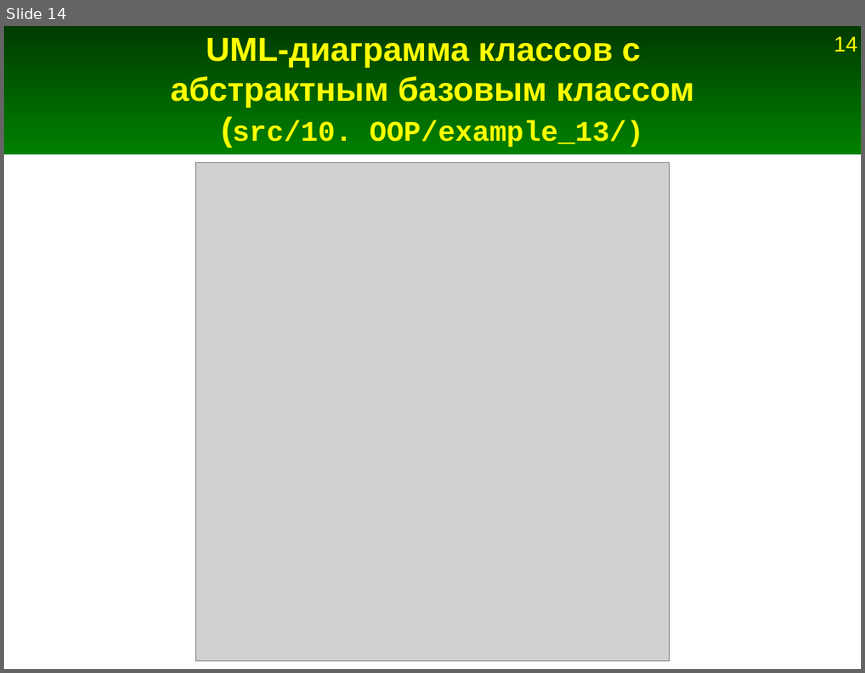
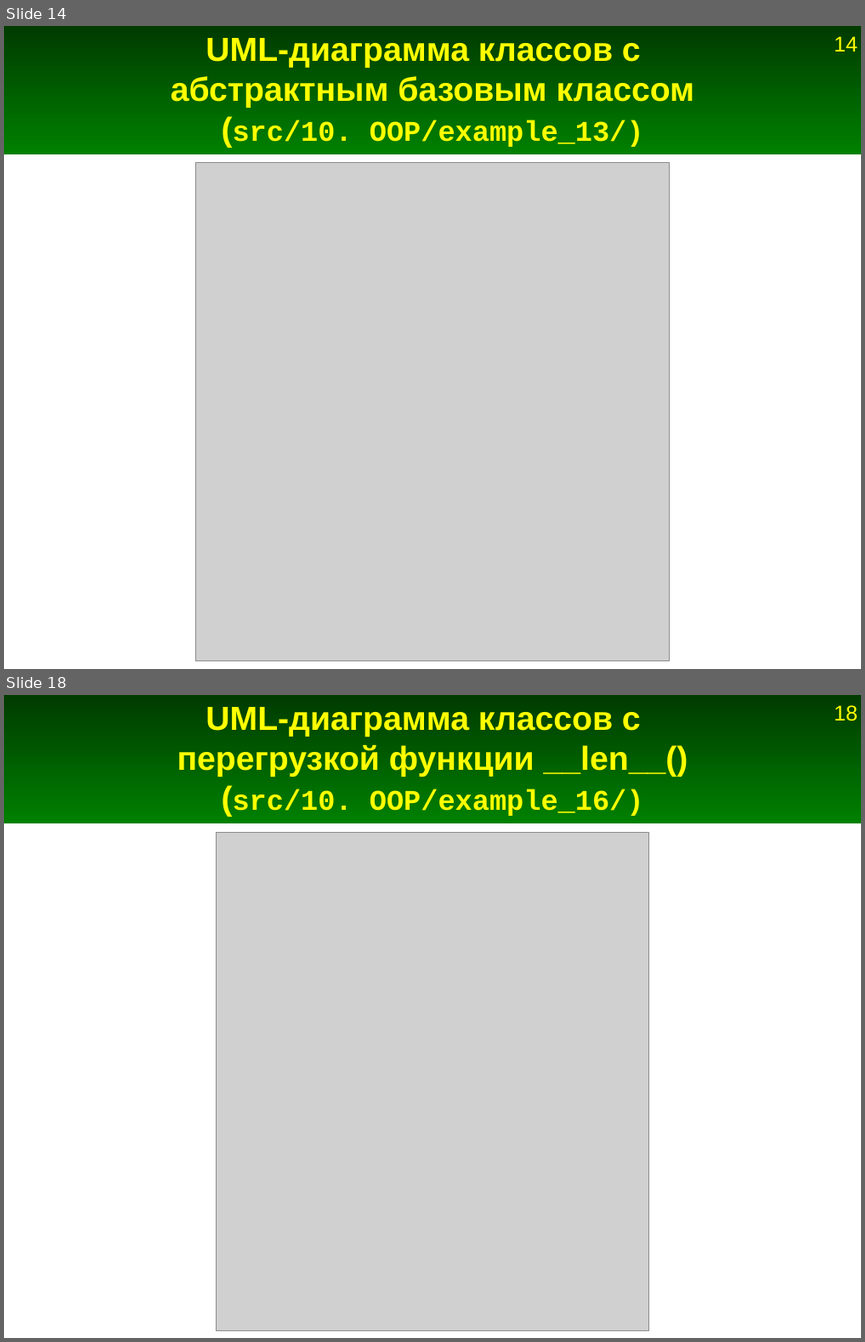
Before and after one commit to Jenyay/modelling, a slide deck: python language/presentations/12. OOP.odp. Shown one above the other, each under a label of ours: slide 14 before the commit, slides 14 and 18 after it; the slides between them are not shown. The pictures are 865x673 and 865x1342 pixels, drawn with LibreOffice and Linux fonts; fonts in the diff are those of the drawing; grey boxes stand for pictures. Boxes give left, top, right and bottom in pixels: in the first picture for what was removed or moved away, otherwise in the second. Text is boxed around its words. In the diff, an @@ line names an element or a change of style, - is before the commit and + after.

```diff
--- a/python language/presentations/12. OOP.odp
+++ b/python language/presentations/12. OOP.odp
@@ slide 18 added at (4, 695, 861, 1338), background #FFFFFF; not listed: 2 template elements that a slide beside it also shows @@
@@ title added at (177, 707, 688, 816), 28 pt, text #FFFF00, bold @@
+UML-диаграмма классов с
+перегрузкой функции __len__()
+(src/10. OOP/example_16/)
@@ picture added at (216, 833, 648, 1331) @@
```
Also in this commit, not shown: 3 other slides added, 6 other files.
